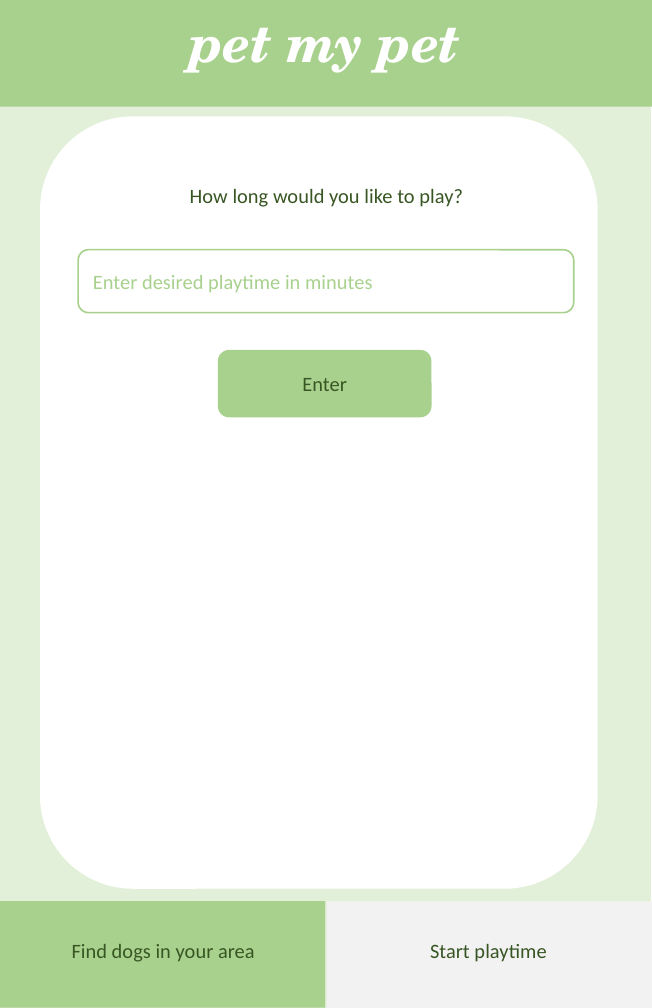
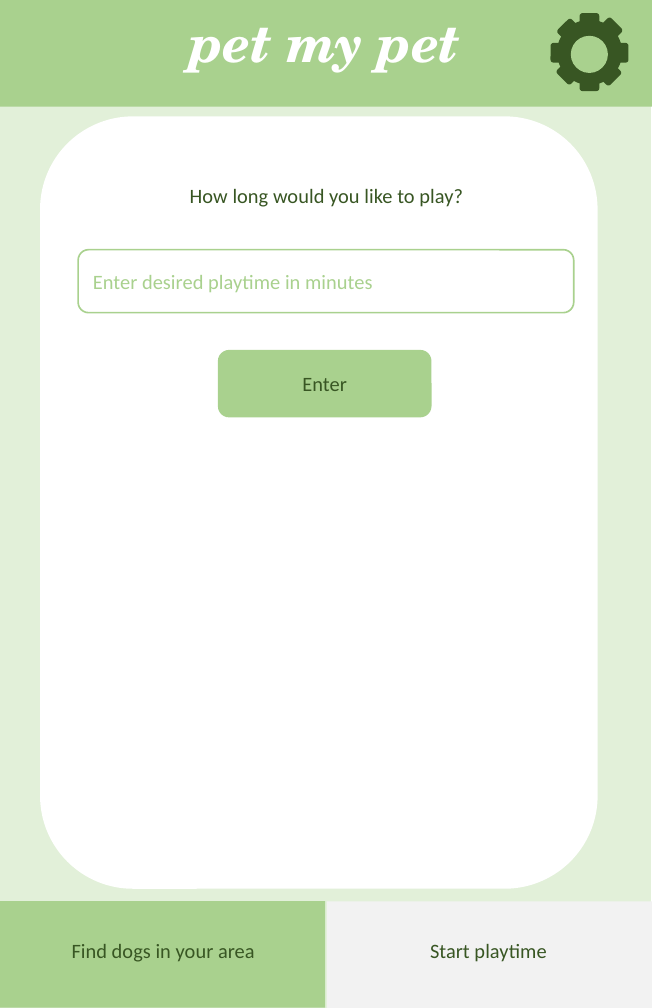
Before and after one commit to chocofied/PetMyPet, a slide deck: slide 9 of Presentation1.pptx (slide 8 before the commit). Drawn at 652x1008 pixels with LibreOffice and Linux fonts; fonts in the diff are those of the drawing. Boxes give left, top, right and bottom in pixels: in the first picture for what was removed or moved away, otherwise in the second. Text is boxed around its words. In the diff, an @@ line names an element or a change of style, - is before the commit and + after.

```diff
--- a/Presentation1.pptx
+++ b/Presentation1.pptx
@@ rounded rectangle added at <box>556,18,583,45</box>, fill #385723 @@
@@ ellipse added at <box>557,20,622,85</box>, fill #385723 @@
@@ rounded rectangle added at <box>580,13,600,31</box>, fill #385723 @@
@@ rounded rectangle added at <box>597,17,623,44</box>, fill #385723 @@
@@ rounded rectangle added at <box>551,43,569,63</box>, fill #385723 @@
@@ rounded rectangle added at <box>555,59,582,86</box>, fill #385723 @@
@@ ellipse added at <box>575,39,605,69</box>, fill #A9D18E, outline #A9D18E 4.5 pt @@
@@ rounded rectangle added at <box>611,43,628,63</box>, fill #385723 @@
@@ rounded rectangle added at <box>580,73,600,91</box>, fill #385723 @@
@@ rounded rectangle added at <box>597,61,623,88</box>, fill #385723 @@
```
Also in this commit, not shown: 1 other slide changed, 1 slide added.
